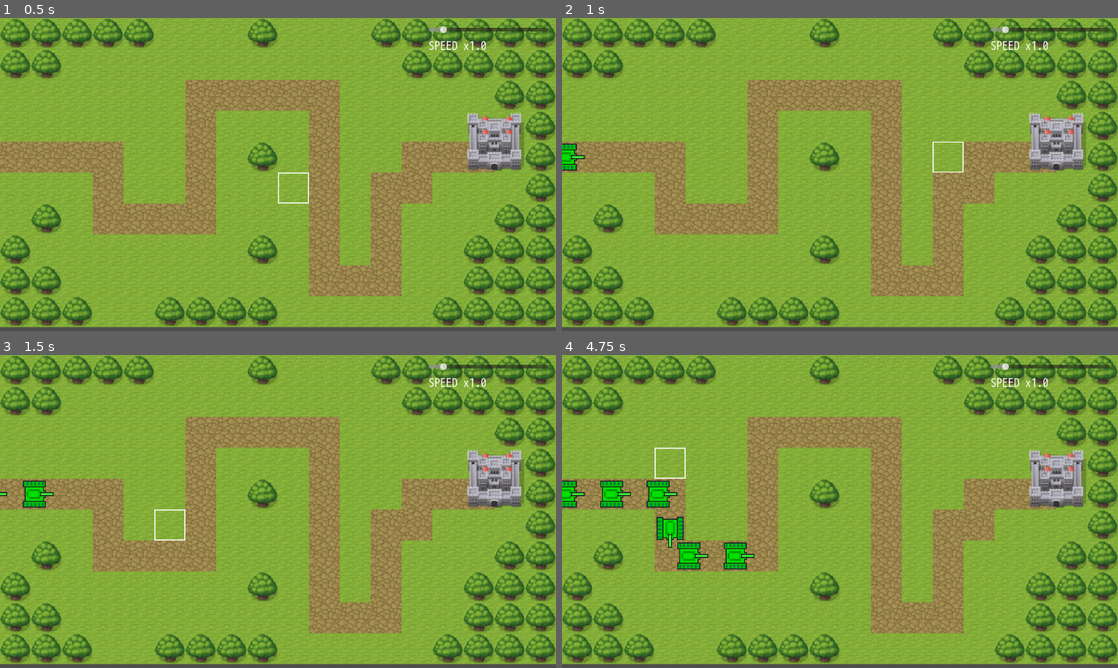
Above: before the commit, frames 1-4 (two rows, left to right).
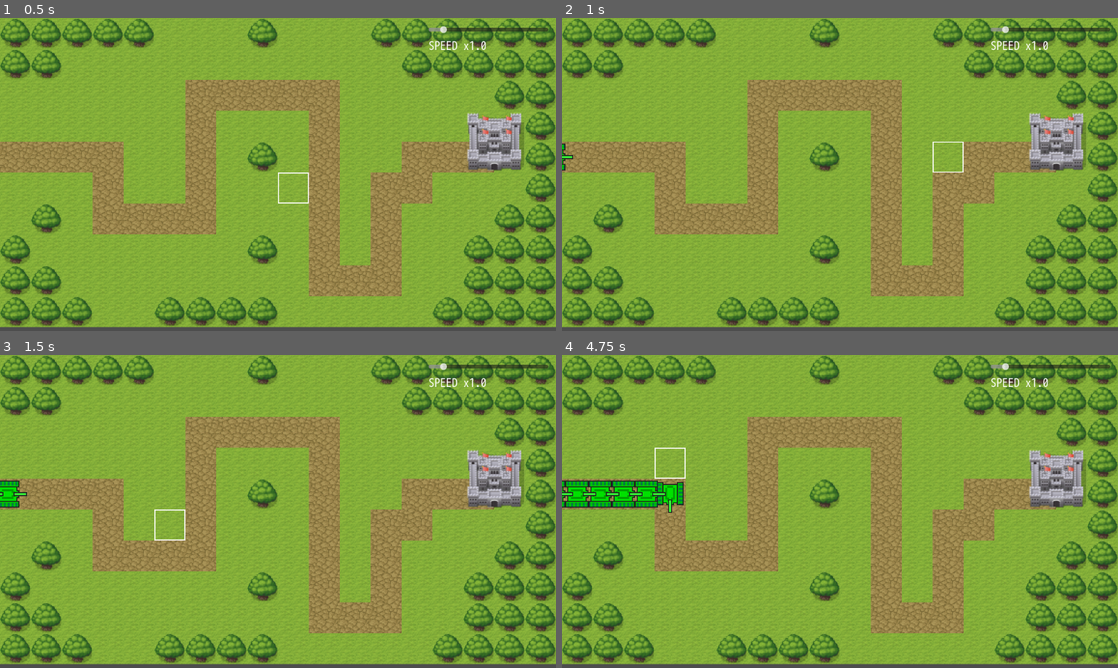
Above: after the commit, the same moments.

Repository: syun77/gd_towerdefense
Game: Godot game, scene res://Main.tscn
Two runs of this game, one before a commit and one after it. Both use one fixed random seed, a clock stepped at 60 frames per second and the inputs below.
Inputs (mouse positions are in pixels of both pictures, inside the frame that each line leads up to):
- Up to frame 1 (0.5 s): no input
- Up to frame 2 (1 s): tap Enter at 0.5 s; move the mouse to (962, 158) at 0.52 s; click (962, 158) at 0.6 s
- Up to frame 3 (1.5 s): move the mouse to (166, 527) at 1.27 s; click (166, 527) at 1.35 s
- Up to frame 4 (4.75 s): move the mouse to (895, 442) at 2.02 s; click (895, 442) at 2.1 s; move the mouse to (812, 574) at 2.77 s; click (812, 574) at 2.85 s; move the mouse to (1006, 558) at 3.52 s; click (1006, 558) at 3.6 s; move the mouse to (673, 464) at 4.27 s; click (673, 464) at 4.35 s

Frame 1 is identical in both runs. In frame 2, 0.2% of the frame differs, in the area x 0-5%, y 40-49%; in frame 3, 0.7%; in frame 4, 2.7%, in the area x 0-35%, y 40-69%.

Commit message:
配置できない場所の判定を実装

Diff:
--- a/TowerDefense/Main.gd
+++ b/TowerDefense/Main.gd
@@ -21,6 +21,8 @@
 @onready var _tilemap = $TileMap
 # UI.
 @onready var _ui_cursor = $UILayer/Cursor
+@onready var _ui_cursor_cross = $UILayer/Cursor/Cross
+
 @onready var _ui_game_speed  = $UILayer/HSliderGameSpeed
 @onready var _ui_game_speed_label = $UILayer/HSliderGameSpeed/Label
 
@@ -33,8 +35,9 @@
 # --------------------------------------------------
 ## 開始.
 func _ready() -> void:
-	#DisplayServer.window_set_size(Vector2i(1152*2, 648*2))
-	pass
+	DisplayServer.window_set_size(Vector2i(1152*2, 648*2))
+
+	Map.setup(_tilemap)
 
 ## 更新.
 func _process(delta: float) -> void:
@@ -43,8 +46,10 @@
 		var enemy = ENEMY_OBJ.instantiate()
 		enemy.setup(_path2d)
 
-	_ui_cursor.position = get_cursor_pos()
+	_ui_cursor.position = Map.get_mouse_pos(true)
 	_ui_cursor.visible = true
+	var mouse_grid_pos = Map.get_grid_mouse_pos()
+	_ui_cursor_cross.visible = Map.cant_build_position(mouse_grid_pos)
 
 	# UIの更新.
 	_update_ui()
@@ -54,43 +59,3 @@
 	# ゲーム速度の更新.
 	Common.game_speed = _ui_game_speed.value
 	_ui_game_speed_label.text = "SPEED x%3.1f"%Common.game_speed
-
-## タイルサイズを取得する.
-func get_tile_size() -> int:
-	# 正方形なので xの値 でOK.
-	return _tilemap.tile_set.tile_size.x
-
-## ワールド座標をグリッド座標に変換する.
-func world_to_grid(world:Vector2) -> Vector2:
-	var grid = Vector2()
-	grid.x = world_to_grid_x(world.x)
-	grid.y = world_to_grid_y(world.y)
-	return grid
-func world_to_grid_x(wx:float) -> float:
-	var size = get_tile_size()
-	return  (wx-MAP_OFS_X) / size
-func world_to_grid_y(wy:float) -> float:
-	var size = get_tile_size()
-	return (wy-MAP_OFS_Y) / size
-
-## グリッド座標をワールド座標に変換する.
-func grid_to_world(grid:Vector2) -> Vector2:
-	var world = Vector2()
-	world.x = grid_to_world_x(grid.x)
-	world.y = grid_to_world_y(grid.y)
-	return world
-func grid_to_world_x(gx:float) -> float:
-	var size = get_tile_size()
-	return MAP_OFS_X + (gx * size)
-func grid_to_world_y(gy:float) -> float:
-	var size = get_tile_size()
-	return MAP_OFS_Y + (gy * size)
-
-## マウスカーソルの位置をグリッド座標で取得する.
-func get_grid_pos() -> Vector2i:
-	var mouse = get_viewport().get_mouse_position()
-	return world_to_grid(mouse)
-func get_cursor_pos(snapped:bool=false) -> Vector2:
-	# いったん整数
-	var pos = get_grid_pos()
-	return grid_to_world(pos)
--- a/TowerDefense/Main.tscn
+++ b/TowerDefense/Main.tscn
@@ -1,9 +1,10 @@
-[gd_scene load_steps=6 format=3 uid="uid://dkehtxv4fqahf"]
+[gd_scene load_steps=7 format=3 uid="uid://dkehtxv4fqahf"]
 
 [ext_resource type="TileSet" uid="uid://5ltlgl2jn6x0" path="res://assets/tiles/tile_set.tres" id="1_ql1mj"]
 [ext_resource type="Script" path="res://Main.gd" id="1_xguji"]
-[ext_resource type="Texture2D" uid="uid://wnmxh8h5445g" path="res://assets/images/cursor.png" id="3_i21nb"]
+[ext_resource type="Texture2D" uid="uid://bcb46fbf6r80c" path="res://assets/images/cursor.png" id="3_i21nb"]
 [ext_resource type="Theme" uid="uid://dcvufg8c2ac10" path="res://assets/default_theme.tres" id="3_loh52"]
+[ext_resource type="Texture2D" uid="uid://kgd8ftrs63l0" path="res://assets/images/cross.png" id="4_4s62w"]
 
 [sub_resource type="Curve2D" id="Curve2D_qkjnf"]
 _data = {
@@ -38,7 +39,10 @@
 [node name="Cursor" type="Sprite2D" parent="UILayer"]
 visible = false
 texture = ExtResource("3_i21nb")
-centered = false
+
+[node name="Cross" type="Sprite2D" parent="UILayer/Cursor"]
+visible = false
+texture = ExtResource("4_4s62w")
 
 [node name="HSliderGameSpeed" type="HSlider" parent="UILayer"]
 offset_left = 888.0
--- a/TowerDefense/assets/tiles/tile_set.tres
+++ b/TowerDefense/assets/tiles/tile_set.tres
@@ -1,15 +1,17 @@
 [gd_resource type="TileSet" load_steps=3 format=3 uid="uid://5ltlgl2jn6x0"]
 
-[ext_resource type="Texture2D" uid="uid://cihhwndgjlbpm" path="res://assets/tiles/pipo_map001.png" id="2_tfvkg"]
+[ext_resource type="Texture2D" uid="uid://5mas460grhyc" path="res://assets/tiles/pipo_map001.png" id="2_tfvkg"]
 
 [sub_resource type="TileSetAtlasSource" id="TileSetAtlasSource_f76fg"]
 texture = ExtResource("2_tfvkg")
 texture_region_size = Vector2i(64, 64)
 0:0/0 = 0
 1:0/0 = 0
+1:0/0/custom_data_0 = true
 0:1/0 = 0
 1:1/0 = 0
 2:1/0 = 0
+2:1/0/custom_data_0 = true
 3:1/0 = 0
 4:1/0 = 0
 5:1/0 = 0
@@ -51,7 +53,9 @@
 1:6/0 = 0
 2:6/0 = 0
 3:6/0 = 0
+3:6/0/custom_data_0 = true
 4:6/0 = 0
+4:6/0/custom_data_0 = true
 5:6/0 = 0
 6:6/0 = 0
 7:6/0 = 0
@@ -59,7 +63,9 @@
 1:7/0 = 0
 2:7/0 = 0
 3:7/0 = 0
+3:7/0/custom_data_0 = true
 4:7/0 = 0
+4:7/0/custom_data_0 = true
 5:7/0 = 0
 6:7/0 = 0
 0:8/0 = 0
@@ -82,4 +88,6 @@
 
 [resource]
 tile_size = Vector2i(64, 64)
+custom_data_layer_0/name = "cant_build"
+custom_data_layer_0/type = 1
 sources/2 = SubResource("TileSetAtlasSource_f76fg")
--- a/TowerDefense/project.godot
+++ b/TowerDefense/project.godot
@@ -17,6 +17,7 @@
 [autoload]
 
 Common="*res://src/common/Common.gd"
+Map="*res://src/common/Map.gd"
 
 [display]
 
--- a/TowerDefense/src/Enemy.gd
+++ b/TowerDefense/src/Enemy.gd
@@ -1,7 +1,7 @@
 extends Node2D
 
-# 移動速度。128px/s
-const MOVE_SPEED = 128.0
+# 移動速度。64px/s
+const MOVE_SPEED = 64.0
 
 # PathFollow2Dが親となる.
 var _parent:PathFollow2D = null
--- /dev/null
+++ b/TowerDefense/src/common/Map.gd
@@ -0,0 +1,91 @@
+extends Node
+
+# --------------------------------------------------
+# const.
+# --------------------------------------------------
+## マップの基準位置を変更したい場合はこの値を変更する.
+const OFS_X = 0
+const OFS_Y = 0
+
+enum eTileLayer {
+	GROUND, # 地面.
+	TERRAIN, # 地形.
+}
+
+# --------------------------------------------------
+# private var.
+# --------------------------------------------------
+var _tilemap:TileMap = null
+
+# --------------------------------------------------
+# public function.
+# --------------------------------------------------
+func setup(tilemap:TileMap) -> void:
+	_tilemap = tilemap
+
+## タイルサイズを取得する.
+func get_tile_size() -> int:
+	# 正方形なので xの値 でOK.
+	return _tilemap.tile_set.tile_size.x
+
+## ワールド座標をグリッド座標に変換する.
+func world_to_grid(world:Vector2, centered=true) -> Vector2:
+	var grid = Vector2()
+	grid.x = world_to_grid_x(world.x, centered)
+	grid.y = world_to_grid_y(world.y, centered)
+	return grid
+func world_to_grid_x(wx:float, centered:bool) -> float:
+	var size = get_tile_size()
+	if centered:
+		wx -= size / 2
+	return (wx-OFS_X) / size
+func world_to_grid_y(wy:float, centered:bool) -> float:
+	var size = get_tile_size()
+	if centered:
+		wy -= size / 2
+	return (wy-OFS_Y) / size
+
+## グリッド座標をワールド座標に変換する.
+func grid_to_world(grid:Vector2, centered:bool) -> Vector2:
+	var world = Vector2()
+	world.x = grid_to_world_x(grid.x, centered)
+	world.y = grid_to_world_y(grid.y, centered)
+	return world
+func grid_to_world_x(gx:float, centered:bool) -> float:
+	var size = get_tile_size()
+	var x = OFS_X + (gx * size)
+	if centered:
+		x += size / 2 # 中央に移動.
+	return x
+func grid_to_world_y(gy:float, centered:bool) -> float:
+	var size = get_tile_size()
+	var y = OFS_Y + (gy * size)
+	if centered:
+		y += size / 2 # 中央に移動.
+	return y
+
+## マウスカーソルの位置をグリッド座標で取得する.
+func get_grid_mouse_pos() -> Vector2i:
+	var mouse = get_viewport().get_mouse_position()
+	# 中央揃えしない.
+	return world_to_grid(mouse, false)
+func get_mouse_pos(snapped:bool=false) -> Vector2:
+	if snapped == false:
+		# スナップしない場合は viewport そのままの値.
+		return get_viewport().get_mouse_position()
+	# スナップする場合はいったんグリッド座標に変換.
+	var pos = get_grid_mouse_pos()
+	# ワールドに戻すことでスナップされる.
+	return grid_to_world(pos, true)
+
+## 砲台の設置できない場所かどうか.
+func cant_build_position(pos:Vector2i) -> bool:
+	for layer in eTileLayer.values():
+		var data = _tilemap.get_cell_tile_data(layer, pos)
+		if data == null:
+			continue
+		if data.get_custom_data("cant_build"):
+			return true # 配置できない場所.
+
+	# 配置可能.
+	return false
Renamed: TowerDefense/assets/images/off.png -> TowerDefense/assets/images/cross.png
